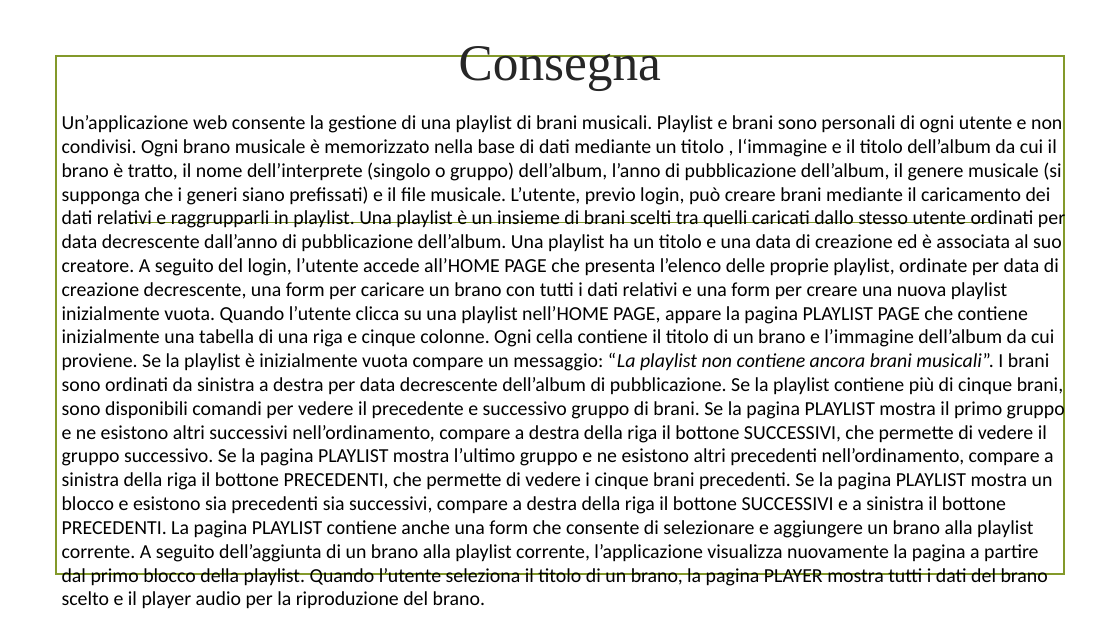
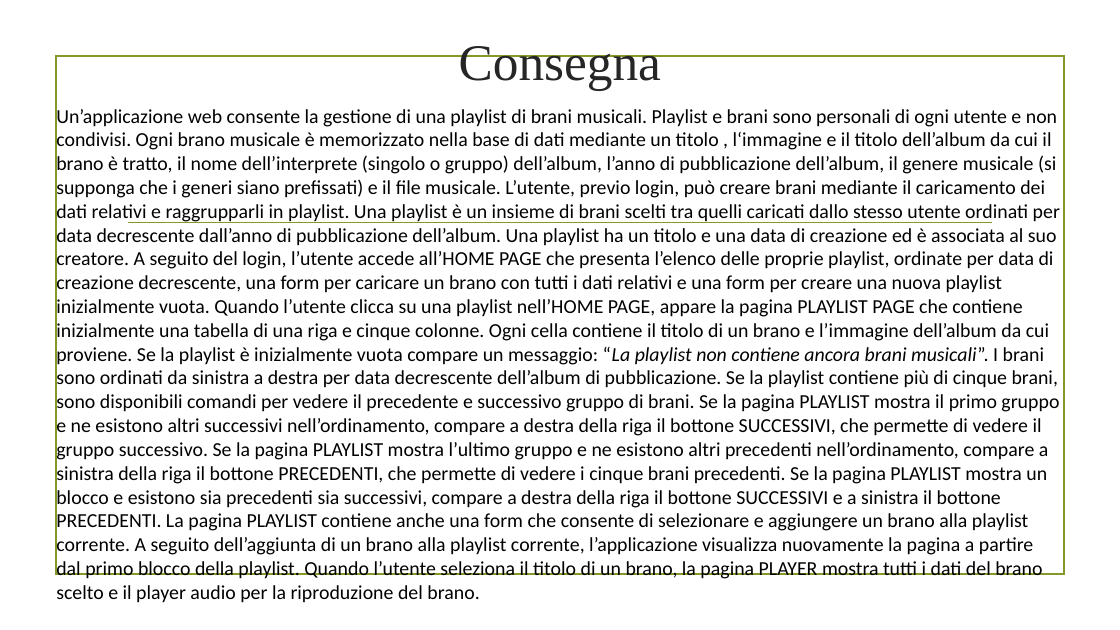
Before and after one commit to alex-atanassov/TIW2021-Atanassov-Bruno, a slide deck: slide 3 of deliverables/Presentazione progetto TIW.pptx. Drawn at 1120x630 pixels with LibreOffice and Linux fonts; fonts in the diff are those of the drawing; background and template pictures are left out. Boxes give left, top, right and bottom in pixels: in the first picture for what was removed or moved away, otherwise in the second. Text is boxed around its words. In the diff, an @@ line names an element or a change of style, - is before the commit and + after.

```diff
--- a/deliverables/Presentazione progetto TIW.pptx
+++ b/deliverables/Presentazione progetto TIW.pptx
@@ text "Un’applicazione web consente la gestione ...": place and size @@
-text "Un’applicazione web consente la gestione ..." at (62, 115, 1065, 609)
+text "Un’applicazione web consente la gestione ..." at (56, 106, 1060, 603)
```
Also in this commit, not shown: 28 other slides changed, 4 slides added, 3 slides removed.
